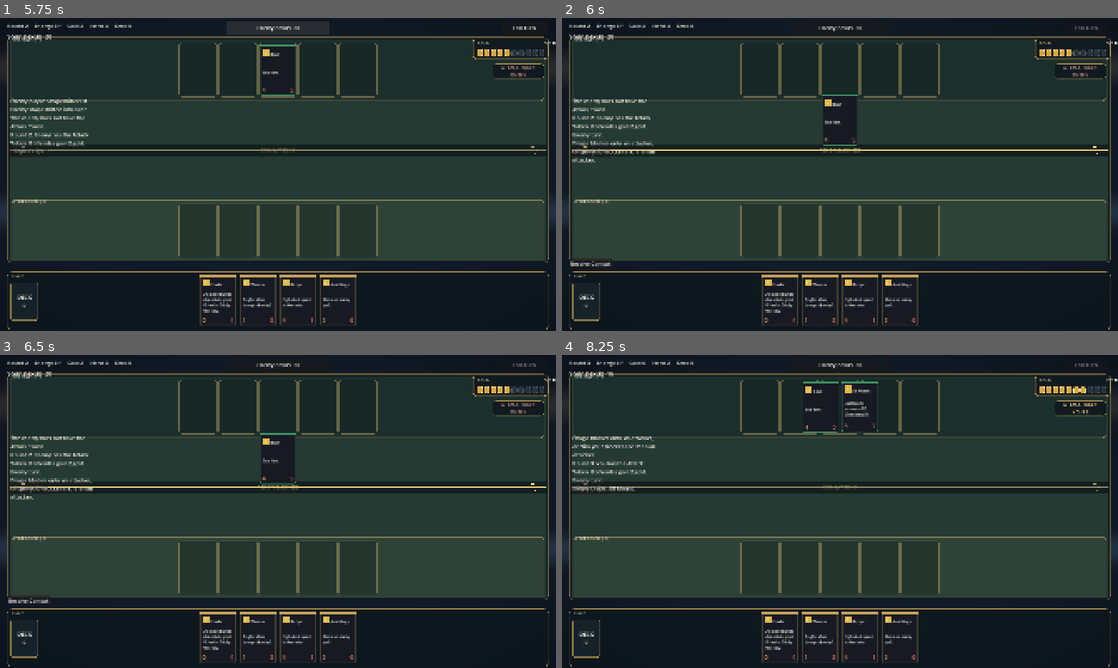
Above: before the commit, frames 1-4 (two rows, left to right).
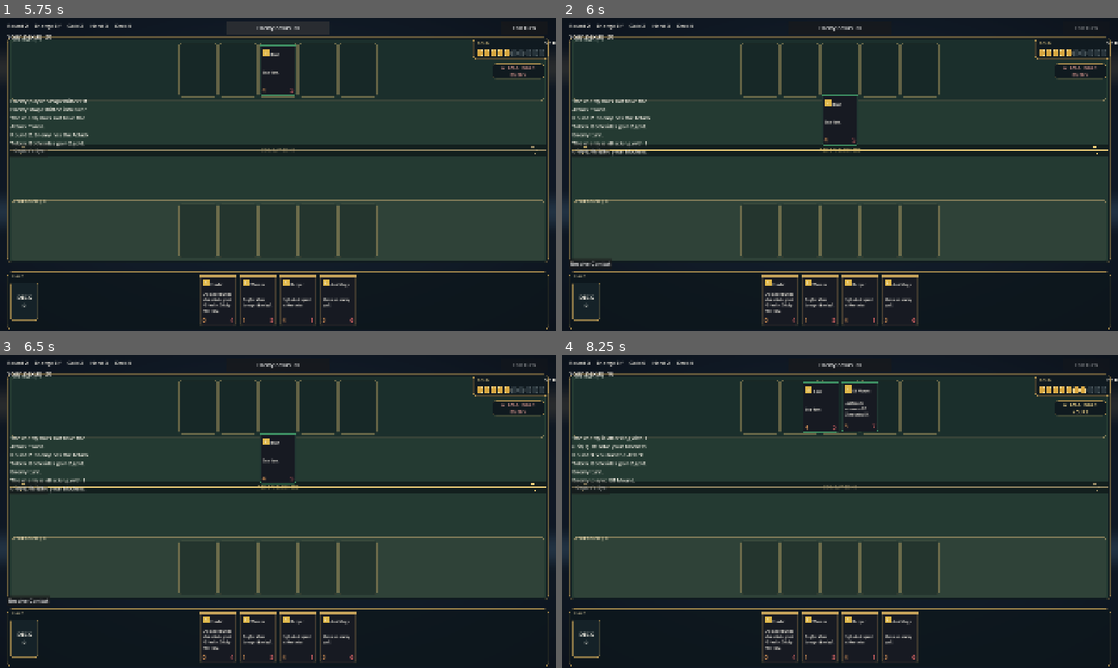
Above: after the commit, the same moments.

Repository: edmonm/Cardgame
Game: Godot game, scene res://main.tscn
Two runs of this game, one before a commit and one after it. Both use one fixed random seed, a clock stepped at 60 frames per second and the inputs below.
Inputs (mouse positions are in pixels of both pictures, inside the frame that each line leads up to):
- Up to frame 1 (5.75 s): click (0, 18) at 0.5 s; click "End Turn" at 1.25 s; click "Oracle's Eye" at 2 s; click "Human" at 2.75 s; click "Enemy nexus 20" at 3.5 s; click "End Turn" at 4.25 s; click "Enemy nexus 20" at 5 s
- Up to frame 2 (6 s): click "End Turn" at 5.75 s
- Up to frame 3 (6.5 s): no input
- Up to frame 4 (8.25 s): click "Resolve Combat" at 6.5 s; click "Enemy nexus 20" at 7.25 s; click "End Turn" at 8 s

Frame 1 is identical in both runs. In frame 2, 0.3% of the frame differs, in the area x 1-17%, y 39-47%; in frame 3, 0.3%; in frame 4, 0.8%, in the area x 1-17%, y 25-44%.

Commit message:
Refine AI and info

Diff:
--- a/main.gd
+++ b/main.gd
@@ -848,7 +848,7 @@
 	if player_has_attack_token:
 		_log("The enemy does not have the Attack Token.")
 		return
-	var attackers := _eligible_attackers(enemy_board)
+	var attackers := _pick_enemy_attackers()
 	if attackers.is_empty():
 		_log("The enemy has no ready attackers.")
 		return
@@ -860,7 +860,7 @@
 	for index in attackers.size():
 		_place_attacking_view(attackers[index], false, index)
 	mode = "block"
-	_log("Drag a blocker onto an attacker, or click your blocker and then an attacker.")
+	_log("The enemy is attacking with %d unit(s). Resolve your blockers." % attackers.size())
 	_refresh_all()
 	await blocks_confirmed
 	mode = ""
@@ -874,12 +874,75 @@
 
 func _best_enemy_play() -> CardInstance:
 	var best: CardInstance = null
+	var best_score: float = -INF
 	for card in enemy_hand:
 		if card.definition.gold_cost > enemy_gold:
 			continue
-		if best == null or card.definition.gold_cost > best.definition.gold_cost:
+		var score := _score_enemy_card(card)
+		if best == null or score > best_score:
 			best = card
+			best_score = score
 	return best
+
+
+func _score_enemy_card(card: CardInstance) -> float:
+	var definition := card.current_definition()
+	var score := float(card.definition.gold_cost) * 1.6
+	score += float(card.current_damage()) * 2.4
+	score += float(card.health) * 1.5
+	if definition.has_keyword("swift_attack") or definition.has_keyword("high_attack_speed"):
+		score += 4.0
+	if definition.has_keyword("tough"):
+		score += 2.5
+	if definition.has_keyword("fury"):
+		score += 2.5
+	if definition.has_keyword("acidic_blood"):
+		score += 2.0
+	if definition.card_id == "undead_mage":
+		score += 6.0
+	if definition.card_id == "elf_mount":
+		score += 3.5
+	if definition.card_id == "orc_shaman":
+		score += 3.0
+	if definition.card_id == "elf_ranger":
+		score += 2.5
+	if enemy_board.size() >= MAX_BOARD - 1:
+		score -= 2.0
+	return score
+
+
+func _pick_enemy_attackers() -> Array[CardInstance]:
+	var ready := _eligible_attackers(enemy_board)
+	if ready.is_empty():
+		return []
+	ready.sort_custom(func(a: CardInstance, b: CardInstance) -> bool:
+		return _enemy_attack_priority(a) > _enemy_attack_priority(b)
+	)
+	var choose_count := 1
+	if ready.size() >= 3:
+		choose_count = 3
+	elif ready.size() >= 2:
+		choose_count = 2
+	var chosen: Array[CardInstance] = []
+	for index in ready.size():
+		if chosen.size() >= choose_count:
+			break
+		chosen.append(ready[index])
+	return chosen
+
+
+func _enemy_attack_priority(unit: CardInstance) -> float:
+	var priority := float(unit.current_damage()) * 3.0
+	priority += float(unit.health) * 1.5
+	if unit.has_active_keyword("swift_attack") or unit.has_active_keyword("high_attack_speed"):
+		priority += 3.0
+	if unit.has_active_keyword("tough"):
+		priority += 2.0
+	if unit.has_active_keyword("fury"):
+		priority += 2.5
+	if unit.chosen_ability_id == "ally_attack_heal":
+		priority += 1.5
+	return priority
 
 
 func _enemy_play(card: CardInstance) -> void:
